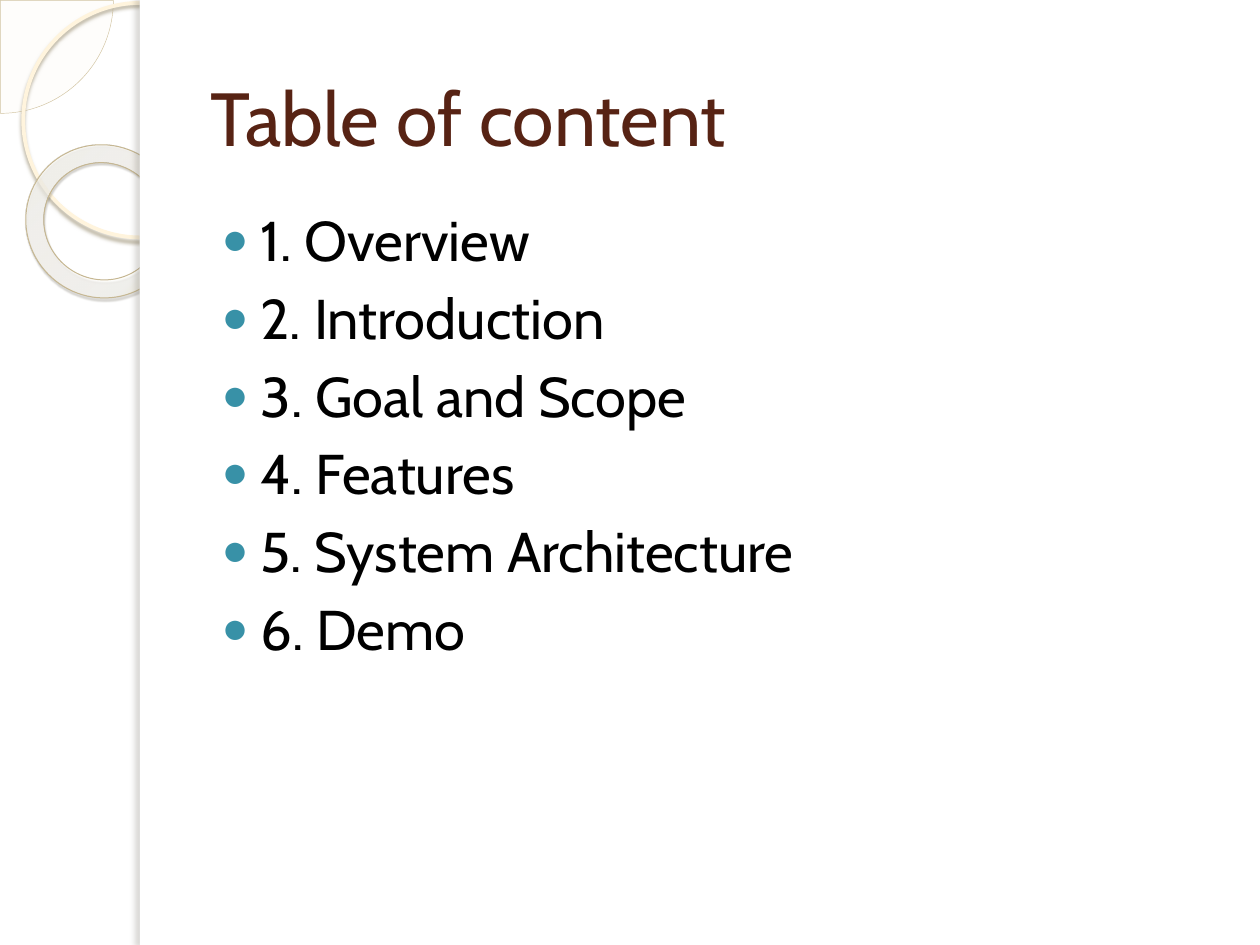
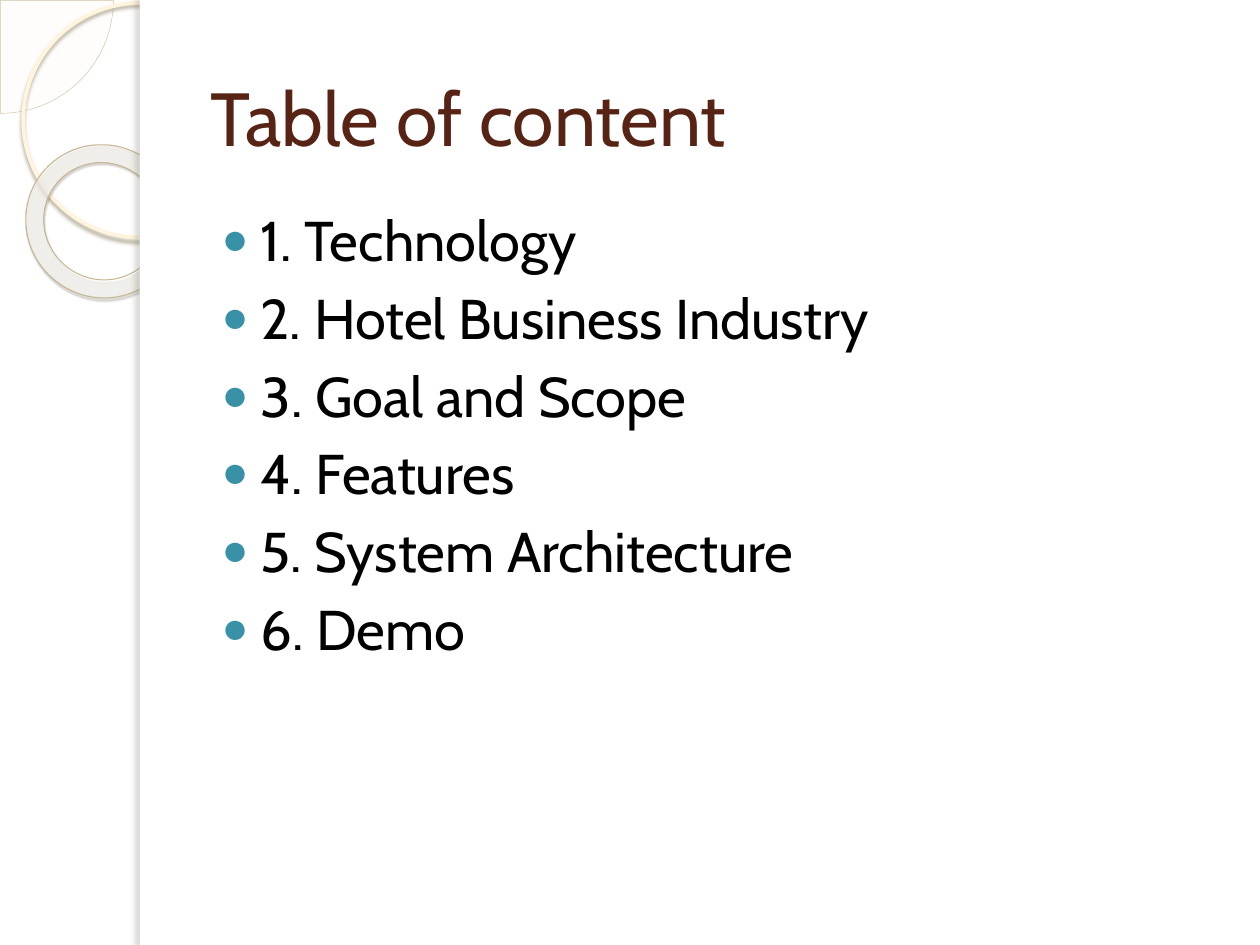
Before and after one commit to dohungcuongdev/thesis-documentation, a slide deck: slide 2 of Thesis-review.pptx. Drawn at 1260x945 pixels with LibreOffice and Linux fonts; fonts in the diff are those of the drawing; background and template pictures are left out. Boxes give left, top, right and bottom in pixels: in the first picture for what was removed or moved away, otherwise in the second. Text is boxed around its words. In the diff, an @@ line names an element or a change of style, - is before the commit and + after.

```diff
--- a/Thesis-review.pptx
+++ b/Thesis-review.pptx
@@ text at [261, 219, 869, 351]: text changed @@
-● 1. Overview
-● 2. Introduction
+● 1. Technology
+● 2. Hotel Business Industry
```
Also in this commit, not shown: 1 other slide changed, 20 slides added, 5 slides removed, 9 other files.
